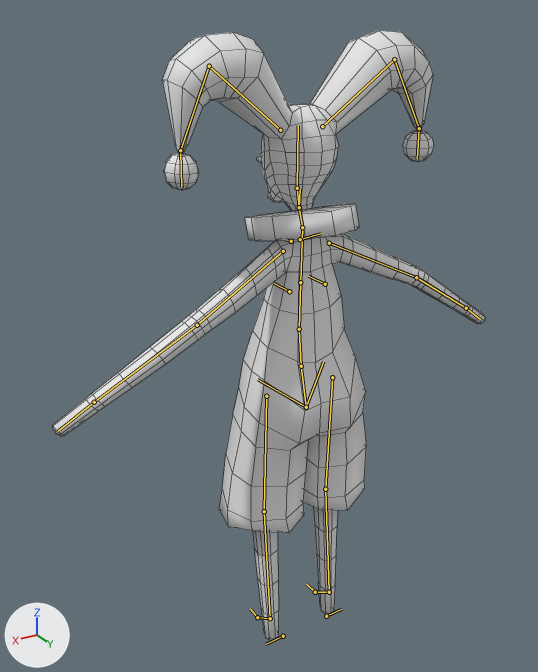
Two versions of the Blender file Graphics/kaspar.blend, one commit apart.
The view is the same before and after, from a 50 mm lens placed at (1.36, 1.99, 2.35), pointed at (0.04, -0.22, 1.25). Lighting does not change. The marker at lower left points along +X, +Y and +Z. The bones that bend it are drawn over the model as lines. Mesh edges are drawn as thin lines.

Names of what the first picture shows: 'Kaspar'.
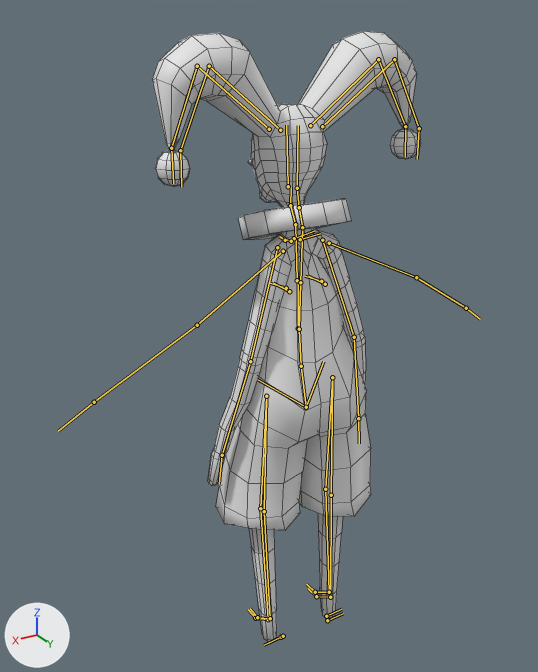
The newer file adds an action. The first version stands in its rest pose; the second is drawn at frame 0 of the action 'Walk'.

Location of each change, (x1, y1, x2, y2) in pixels of the pictures (538 x 672 px):
'Kaspar', posed (38% narrower): before (53, 30, 485, 640); after (152, 31, 421, 641)

What the commit changed:
Bone 'chest' (bone_chest) moves from (0.0, 0.0, 0.0) to (0.0, -0.012, 0.0).
Bone 'chest' (bone_chest) turns from (0, 0, 0) to (7, 0, 1) degrees about its own x, y and z.
Bone 'upper_arm_fk.L' (bone_upper_arm_fk_l) turns from (0, 0, 0) to (20, 13, -37) degrees about its own x, y and z.
Bone 'hand_fk.L' (bone_hand_fk_l) turns from (0, 0, 0) to (3, -11, -7) degrees about its own x, y and z.
Bone 'upper_arm_fk.R' (bone_upper_arm_fk_r) turns from (0, 0, 0) to (20, -13, 40) degrees about its own x, y and z.
Bone 'forearm_fk.R' (bone_forearm_fk_r) turns from (0, 0, 0) to (-3, 0, 0) degrees about its own x, y and z.
Bone 'hand_fk.R' (bone_hand_fk_r) turns from (0, 0, 0) to (0, 23, -5) degrees about its own x, y and z.
Bone 'foot_ik.R' (bone_foot_ik_r) moves from (0.0, 0.0, 0.0) to (-0.005, 0.012, 0.023).
Bone 'foot_ik.L' (bone_foot_ik_l) moves from (0.0, 0.0, 0.0) to (0.015, -0.012, -0.002).
